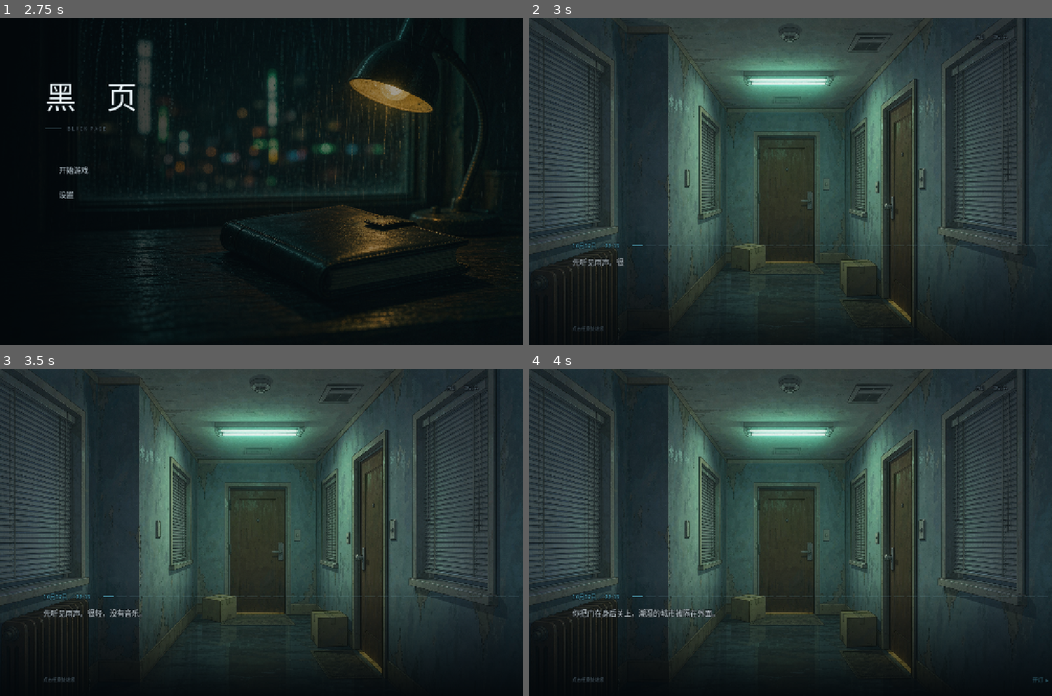
Above: before the commit, frames 1-4 (two rows, left to right).
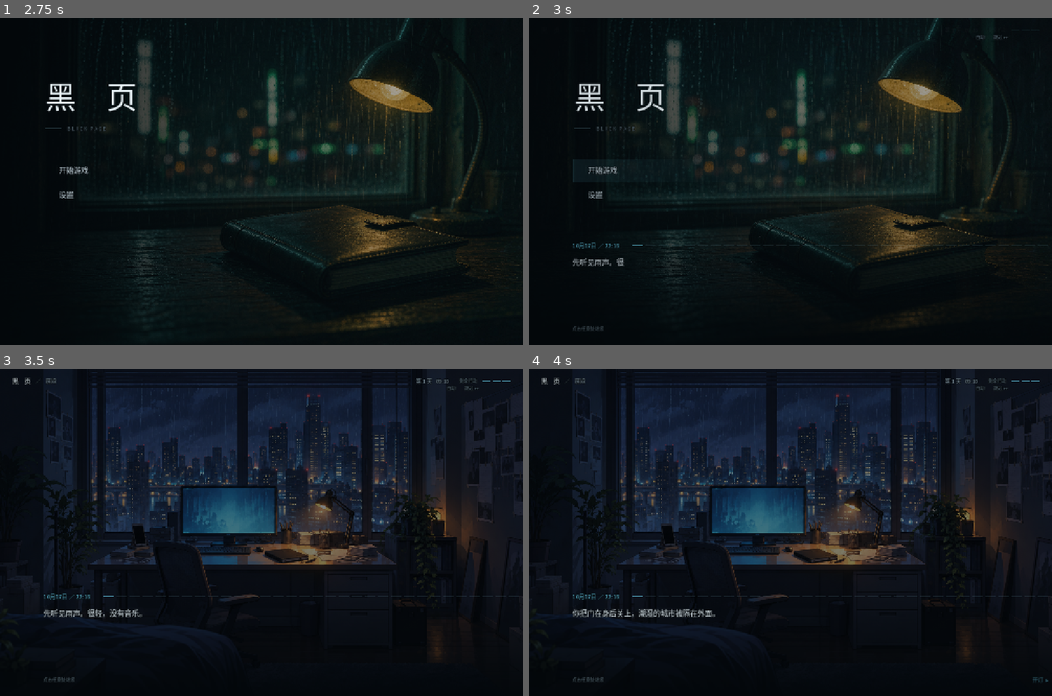
Above: after the commit, the same moments.

Repository: TreSir/-
Game: Godot game, scene res://scenes/black_page/main.tscn
Same seed, same stepped clock (60 frames per second), same inputs: the game is played once before the commit and once after it.
Inputs (mouse positions are in pixels of both pictures, inside the frame that each line leads up to):
- Up to frame 1 (2.75 s): click (261, 181) at 0.5 s; click (261, 181) at 1.25 s; click "黑 页" at 2 s
- Up to frame 2 (3 s): click (649, 171) at 2.77 s
- Up to frame 3 (3.5 s): no input
- Up to frame 4 (4 s): tap Enter (ui_accept) at 3.5, 3.77 s; move the mouse to (905, 516) at 3.52 s; hold Right (ui_right) from 3.53 s (still down); tap Space at 3.6 s; click (905, 516) at 3.67 s

Frame 1 is identical in both runs. In frame 2, 76% of the frame differs, in the area x 0-100%, y 0-96%; in frame 3, 69%; in frame 4, 69%.

Commit message:
序章：重新实现新剧本 schema 的渲染支持
prologue.gd 现在支持 prologue.json 用到的全部字段：
- background：res:// 路径 / "black" / 旧写法 door-note 兜底
- visual 四种演出卡片：notebook（纸页写字）/ profile（手机聊天卡）/
  article（新闻网页卡）/ title（独立成屏标题卡）
- hotspots：UV 比例热区，点击把 response 播成正文
- choices：轻量分支，点选写入自己的 set 并把 response 播出来
- set：进入页面时写入状态（失败会告警，不再静默）
- 三层演出层（visual / hotspot / choice）加在点击层之上，尺寸变化时按 UV 重排

新增 UI.box 是 StyleBox 不是节点——面板要用 PanelContainer 包一层。

冒烟测试仍有 6 项失败：旧测试文件在断言旧剧本的期待（page4 speed=26、
'第一次书写' 序列等），需要按新流程更新测试。

Diff:
--- a/scripts/black_page/prologue.gd
+++ b/scripts/black_page/prologue.gd
@@ -31,10 +31,15 @@
 ## 保证序章在任何情况下都能跑完，不会卡住。
 ##
 ## 每页字段（都是可选的，缺了走默认）：
-##   title / body / action / bg
-##   body  —— 换行符分段（一段一次点击）；`<br>` 是段内换行，不额外点击
-##   bg    —— 只认 "door" / "note"
-##   speed —— 这一页的打字速度（字/秒）。**不写就按全局 UI.TYPE_SPEED**
+##   id / title / body / action
+##   background —— 背景图 res:// 路径；`"black"` 表示纯黑
+##   visual     —— 演出组件：notebook / profile / article / title，独立成一张卡片
+##   choices    —— 轻量分支：点选后把 response 显示为正文，并写入自己的 set
+##   hotspots   —— 第一人称热区：rect 是 UV 比例 [x,y,w,h]，`advance: true` 会推进到下一页
+##   set        —— 进入这一页时写入的状态
+##   speed      —— 这一页的打字速度（字/秒）。**不写就按全局 UI.TYPE_SPEED**
+##
+## body 里换行符分段（一段一次点击）；`<br>` 是段内换行，不额外点击。
 func _load_pages() -> Array:
 	var file := FileAccess.open(PROLOGUE_PATH, FileAccess.READ)
 	if file == null:
@@ -50,10 +55,16 @@
 	for entry in parsed["pages"]:
 		if not (entry is Dictionary): continue
 		out.append({
+			"id": str(entry.get("id", "")),
 			"title": str(entry.get("title", "")),
 			"body": str(entry.get("body", "")),
 			"action": str(entry.get("action", "")),
-			"bg": str(entry.get("bg", "door")),
+			# 新旧两种写法都认：background 是新字段，bg 是旧字段（door / note）。
+			"background": str(entry.get("background", entry.get("bg", "door"))),
+			"visual": (entry.get("visual", {}) as Dictionary).duplicate(true),
+			"choices": (entry.get("choices", []) as Array).duplicate(true),
+			"hotspots": (entry.get("hotspots", []) as Array).duplicate(true),
+			"set": (entry.get("set", {}) as Dictionary).duplicate(true),
 			# 可选。0 表示「没配」→ 用全局 UI.TYPE_SPEED。
 			"speed": float(entry.get("speed", 0.0)),
 		})
@@ -133,6 +144,11 @@
 ## 当前这一页的打字速度（字/秒）。页里没配 speed 就是 UI.TYPE_SPEED。
 var _speed := UI.TYPE_SPEED
 
+## 演出层。三层都加在 _catcher 之上——热区要能抢到点击，卡片要盖住背景。
+var _visual_layer: Control
+var _hotspot_layer: Control
+var _choice_layer: VBoxContainer
+
 
 func _ready() -> void:
 	set_anchors_and_offsets_preset(Control.PRESET_FULL_RECT)
@@ -163,6 +179,23 @@
 		_catcher.add_theme_stylebox_override(state, blank)
 	_catcher.pressed.connect(_tap)
 	add_child(_catcher)
+
+	# 演出层：卡片 / 热区 / 选项。都在 _catcher 之上，否则热区点不到。
+	_visual_layer = Control.new()
+	_visual_layer.set_anchors_and_offsets_preset(Control.PRESET_FULL_RECT)
+	_visual_layer.mouse_filter = Control.MOUSE_FILTER_IGNORE
+	add_child(_visual_layer)
+
+	_hotspot_layer = Control.new()
+	_hotspot_layer.set_anchors_and_offsets_preset(Control.PRESET_FULL_RECT)
+	_hotspot_layer.mouse_filter = Control.MOUSE_FILTER_IGNORE
+	add_child(_hotspot_layer)
+
+	_choice_layer = VBoxContainer.new()
+	_choice_layer.add_theme_constant_override("separation", 10)
+	_choice_layer.alignment = BoxContainer.ALIGNMENT_END
+	_choice_layer.mouse_filter = Control.MOUSE_FILTER_IGNORE
+	add_child(_choice_layer)
 
 	_top = HBoxContainer.new()
 	_top.add_theme_constant_override("separation", 22)
@@ -280,29 +313,52 @@
 	body.add_theme_font_size_override("font_size", int(17.0 * s))
 	# 对话框高度固定、底边钉死——不按页数或文本长度去挪动整个框。
 	UI.layout_dialogue(card, UI.DIALOG_H)
+	# 演出层跟着窗口尺寸重排（热区是 UV 比例，必须重算）。
+	_layout_visual()
+	_layout_hotspots()
+	_layout_choices()
 
 func _render_page() -> void:
 	if step < 0 or step >= pages.size():
 		return
 	var entry: Dictionary = pages[step]
-	title.text = entry.title
+	title.text = str(entry.title)
 	_speed = _speed_of(entry)
+
+	# 这一页的 set 在**进入这一页时**写入：和玩家点了几下无关。
+	# 失败不静默吞掉——flag 名写错在 flags.json 里查得到。
+	var changes: Dictionary = entry.get("set", {})
+	if not changes.is_empty():
+		var error: String = GameState.apply({"set": changes})
+		if not error.is_empty():
+			push_warning("序章第 %d 页 set 失败：%s" % [step, error])
+
 	# 这一页正文按换行切成若干「段」，一段一次点击。
 	# 太长的一整段读起来累，也看不完——所以正文里用 \n 分行就等于切分。
 	_beats = _lines_of(str(entry.body))
 	_beat = 0
 	_show_beat()
-	if entry.bg == "note":
-		_backdrop.texture = BG_NOTE
-	else:
-		_backdrop.texture = BG_DOOR
+
+	_apply_backdrop(str(entry.background))
+	_clear_layers()
+	_render_visual(entry.get("visual", {}))
+	_render_hotspots(entry.get("hotspots", []))
+	_render_choices(entry.get("choices", []))
+
+	# 标题卡独立成屏，不挂底部字幕带。
+	var is_title := str((entry.get("visual", {}) as Dictionary).get("type", "")) == "title"
+	card.visible = not is_title
+
 	for index in _dots.get_child_count():
 		var pip := _dots.get_child(index) as ColorRect
 		pip.color = UI.ACCENT if index <= step else Color(0.4941, 0.6980, 0.7686, 0.20)
 	_auto_clock = 0.0
-	card.modulate.a = 0.0
 	if _card_tween != null and _card_tween.is_valid():
 		_card_tween.kill()
+	if is_title:
+		card.modulate.a = 1.0
+		return
+	card.modulate.a = 0.0
 	_card_tween = create_tween().set_trans(Tween.TRANS_QUAD).set_ease(Tween.EASE_OUT)
 	_card_tween.tween_property(card, "modulate:a", 1.0, 0.24)
 
@@ -325,6 +381,231 @@
 	if _body_scroll != null:
 		_body_scroll.scroll_vertical = 0
 	_hint.text = ""
+
+## 清空三层演出。每次翻页先全清，避免上一页的卡片和热区残留。
+func _clear_layers() -> void:
+	for layer in [_visual_layer, _hotspot_layer, _choice_layer]:
+		if layer == null: continue
+		for child in layer.get_children():
+			layer.remove_child(child)
+			child.queue_free()
+
+## 背景：`"black"` 是纯黑（开场与标题卡），其余按 res:// 路径加载；旧写法 door / note 兜底。
+func _apply_backdrop(value: String) -> void:
+	var path := value
+	if path == "door": path = "res://assets/backgrounds/black_page_prologue_door_v1.png"
+	elif path == "note": path = "res://assets/backgrounds/black_page_prologue_notebook_v1.png"
+	if path == "black" or path.is_empty():
+		_backdrop.texture = null
+		return
+	if not ResourceLoader.exists(path):
+		_backdrop.texture = null
+		return
+	_backdrop.texture = load(path)
+
+## UV 比例 → 当前控件的像素矩形。热区和笔记本正文框都用它定位。
+func _uv_to_rect(uv: Array, view: Vector2) -> Rect2:
+	if uv.size() < 4: return Rect2()
+	return Rect2(view.x * float(uv[0]), view.y * float(uv[1]),
+		view.x * float(uv[2]), view.y * float(uv[3]))
+
+func _render_visual(raw: Variant) -> void:
+	if not (raw is Dictionary): return
+	var spec: Dictionary = raw
+	if spec.is_empty(): return
+	match str(spec.get("type", "")):
+		"notebook": _build_notebook_visual(spec)
+		"profile": _build_profile_card(spec)
+		"article": _build_article_card(spec)
+		"title": _build_title_card(spec)
+
+## 黑页上的字：贴在笔记本背景的纸页区域（rect 是 UV）。
+func _build_notebook_visual(spec: Dictionary) -> void:
+	var label := UI.label(str(spec.get("text", "")), float(spec.get("size", 20)), Color("1b1b1b"))
+	label.autowrap_mode = TextServer.AUTOWRAP_WORD_SMART
+	label.vertical_alignment = VERTICAL_ALIGNMENT_TOP
+	label.mouse_filter = Control.MOUSE_FILTER_IGNORE
+	label.set_meta("uv", spec.get("rect", [0.22, 0.25, 0.27, 0.43]))
+	_visual_layer.add_child(label)
+	_layout_visual()
+
+## 手机聊天卡：头像 + 名字 + 正文（对白气泡的位置感）。
+func _build_profile_card(spec: Dictionary) -> void:
+	var panel := PanelContainer.new()
+	panel.add_theme_stylebox_override("panel", UI.box(Color(0.02, 0.04, 0.05, 0.86), Color(1, 1, 1, 0.10), 1, 12, 20))
+	panel.set_meta("uv", [0.58, 0.14, 0.30, 0.46])
+	var column := VBoxContainer.new()
+	column.add_theme_constant_override("separation", 14)
+	column.mouse_filter = Control.MOUSE_FILTER_IGNORE
+	panel.add_child(column)
+
+	var head := HBoxContainer.new()
+	head.add_theme_constant_override("separation", 14)
+	head.mouse_filter = Control.MOUSE_FILTER_IGNORE
+	var avatar := TextureRect.new()
+	avatar.expand_mode = TextureRect.EXPAND_IGNORE_SIZE
+	avatar.stretch_mode = TextureRect.STRETCH_KEEP_ASPECT_COVERED
+	avatar.custom_minimum_size = Vector2(64, 64)
+	avatar.mouse_filter = Control.MOUSE_FILTER_IGNORE
+	var portrait := str(spec.get("portrait", ""))
+	if not portrait.is_empty() and ResourceLoader.exists(portrait):
+		avatar.texture = load(portrait)
+	head.add_child(avatar)
+	head.add_child(UI.label(str(spec.get("heading", "")), UI.SIZE_BODY, UI.TEXT_BRIGHT))
+	column.add_child(head)
+	column.add_child(UI.flow(str(spec.get("detail", "")), UI.SIZE_SMALL + 1, Color("dae6ec")))
+	_visual_layer.add_child(panel)
+	_layout_visual()
+
+## 新闻 / 网页卡：栏目标签 + 头像 + 标题 + 正文。
+func _build_article_card(spec: Dictionary) -> void:
+	var panel := PanelContainer.new()
+	panel.add_theme_stylebox_override("panel", UI.box(Color(0.02, 0.04, 0.05, 0.90), Color(1, 1, 1, 0.12), 1, 12, 24))
+	panel.set_meta("uv", [0.50, 0.12, 0.40, 0.52])
+	var column := VBoxContainer.new()
+	column.add_theme_constant_override("separation", 14)
+	column.mouse_filter = Control.MOUSE_FILTER_IGNORE
+	panel.add_child(column)
+	column.add_child(UI.label(str(spec.get("eyebrow", "")), UI.SIZE_MICRO, UI.AMBER))
+
+	var row := HBoxContainer.new()
+	row.add_theme_constant_override("separation", 18)
+	row.mouse_filter = Control.MOUSE_FILTER_IGNORE
+	var shot := TextureRect.new()
+	shot.expand_mode = TextureRect.EXPAND_IGNORE_SIZE
+	shot.stretch_mode = TextureRect.STRETCH_KEEP_ASPECT_COVERED
+	shot.custom_minimum_size = Vector2(112, 112)
+	shot.mouse_filter = Control.MOUSE_FILTER_IGNORE
+	var portrait := str(spec.get("portrait", ""))
+	if not portrait.is_empty() and ResourceLoader.exists(portrait):
+		shot.texture = load(portrait)
+	row.add_child(shot)
+	var text_column := VBoxContainer.new()
+	text_column.add_theme_constant_override("separation", 8)
+	text_column.size_flags_horizontal = Control.SIZE_EXPAND_FILL
+	text_column.mouse_filter = Control.MOUSE_FILTER_IGNORE
+	var headline := UI.label(str(spec.get("headline", "")), UI.SIZE_BODY + 2, UI.TEXT_BRIGHT)
+	headline.autowrap_mode = TextServer.AUTOWRAP_WORD_SMART
+	text_column.add_child(headline)
+	text_column.add_child(UI.flow(str(spec.get("copy", "")), UI.SIZE_SMALL, UI.TEXT_DIM))
+	row.add_child(text_column)
+	column.add_child(row)
+	_visual_layer.add_child(panel)
+	_layout_visual()
+
+## 标题卡：整屏居中，不挂底部字幕带。
+func _build_title_card(spec: Dictionary) -> void:
+	var center := VBoxContainer.new()
+	center.alignment = BoxContainer.ALIGNMENT_CENTER
+	center.add_theme_constant_override("separation", 18)
+	center.set_anchors_and_offsets_preset(Control.PRESET_FULL_RECT)
+	center.mouse_filter = Control.MOUSE_FILTER_IGNORE
+	var primary := UI.label(str(spec.get("primary", "")), float(spec.get("primary_size", 72)), UI.TEXT_BRIGHT)
+	primary.horizontal_alignment = HORIZONTAL_ALIGNMENT_CENTER
+	center.add_child(primary)
+	var secondary_text := str(spec.get("secondary", ""))
+	if not secondary_text.is_empty():
+		var secondary := UI.label(secondary_text, float(spec.get("secondary_size", 28)), UI.TEXT_DIM)
+		secondary.horizontal_alignment = HORIZONTAL_ALIGNMENT_CENTER
+		center.add_child(secondary)
+	_visual_layer.add_child(center)
+
+## 轻量分支：按钮竖排。点选后把 response 当作正文播出来，并写入自己的 set。
+func _render_choices(raw: Variant) -> void:
+	if not (raw is Array) or raw.is_empty(): return
+	for item in raw:
+		if not (item is Dictionary): continue
+		var choice: Dictionary = item
+		var button := UI.ghost_button(str(choice.get("text", "")))
+		button.size_flags_horizontal = Control.SIZE_EXPAND_FILL
+		button.pressed.connect(func():
+			var changes: Dictionary = choice.get("set", {})
+			if not changes.is_empty(): GameState.apply({"set": changes})
+			_clear_layers()
+			_show_response(str(choice.get("response", ""))))
+		_choice_layer.add_child(button)
+	_layout_choices()
+
+## 第一人称热区：rect 是 UV 比例。点一下把 response 播成正文。
+## `advance: true` 的热点推进叙事——读完这一段再点就会翻页，和普通流程一致。
+func _render_hotspots(raw: Variant) -> void:
+	if not (raw is Array) or raw.is_empty(): return
+	for item in raw:
+		if not (item is Dictionary): continue
+		var spot: Dictionary = item
+		var button := Button.new()
+		button.flat = true
+		button.focus_mode = Control.FOCUS_NONE
+		button.text = ""
+		button.tooltip_text = str(spot.get("label", ""))
+		var blank := UI.box(Color(1, 1, 1, 0.05), UI.ACCENT, 1, 8, 0)
+		for state in ["normal", "hover", "pressed", "focus"]:
+			button.add_theme_stylebox_override(state, blank)
+		button.set_meta("uv", spot.get("rect", []))
+		var tag := UI.label(str(spot.get("label", "")), UI.SIZE_MICRO, UI.ACCENT)
+		tag.horizontal_alignment = HORIZONTAL_ALIGNMENT_CENTER
+		tag.vertical_alignment = VERTICAL_ALIGNMENT_CENTER
+		tag.set_anchors_and_offsets_preset(Control.PRESET_FULL_RECT)
+		tag.mouse_filter = Control.MOUSE_FILTER_IGNORE
+		button.add_child(tag)
+		button.pressed.connect(func():
+			_clear_layers()
+			_show_response(str(spot.get("response", ""))))
+		_hotspot_layer.add_child(button)
+	_layout_hotspots()
+
+## 把一个「回应」当成新的一段正文播出来——热区和选项共用这条路径。
+func _show_response(text: String) -> void:
+	if text.strip_edges().is_empty(): return
+	_beats = _lines_of(text)
+	_beat = 0
+	_hint.text = ""
+	_show_beat()
+
+## 选项层贴在哪：正文栏上方、和正文同样的窄栏宽度，从下往上排。
+func _layout_choices() -> void:
+	if _choice_layer == null or not is_inside_tree(): return
+	var side := size.x * 0.19
+	_choice_layer.set_anchors_preset(Control.PRESET_BOTTOM_WIDE)
+	_choice_layer.offset_left = side
+	_choice_layer.offset_right = -side
+	_choice_layer.offset_top = -(UI.DIALOG_H + 240)
+	_choice_layer.offset_bottom = -(UI.DIALOG_H + 16)
+
+## 热区按 UV 比例映射到当前控件尺寸。
+func _layout_hotspots() -> void:
+	if _hotspot_layer == null: return
+	var view := _hotspot_layer.size
+	if view.x <= 0.0: view = size
+	for child in _hotspot_layer.get_children():
+		var box := child as Control
+		var uv: Variant = box.get_meta("uv", [])
+		if not (uv is Array) or (uv as Array).size() < 4: continue
+		var rect := _uv_to_rect(uv, view)
+		box.position = rect.position
+		box.size = rect.size
+
+## 视觉卡片的落位（笔记本按 rect 贴纸页；面板类走自己的 uv）。
+func _layout_visual() -> void:
+	if _visual_layer == null or not is_inside_tree(): return
+	var view := _visual_layer.size
+	if view.x <= 0.0: view = size
+	var scale := size.y / 720.0
+	for child in _visual_layer.get_children():
+		var box := child as Control
+		if box.has_meta("uv"):
+			var uv: Variant = box.get_meta("uv", [])
+			if (uv is Array) and (uv as Array).size() >= 4:
+				var rect := _uv_to_rect(uv, view)
+				box.position = rect.position
+				box.custom_minimum_size = rect.size
+				box.size = rect.size
+			# 笔记本上的字按字号缩放，和界面其它部分保持一致。
+			if box is Label:
+				(box as Label).add_theme_font_size_override("font_size",
+					int(float(box.get_meta("size", 20)) * scale))
+		elif box is PanelContainer:
+			box.size = box.get_combined_minimum_size()
 
 func _is_last_beat() -> bool:
 	return _beat >= _beats.size() - 1
